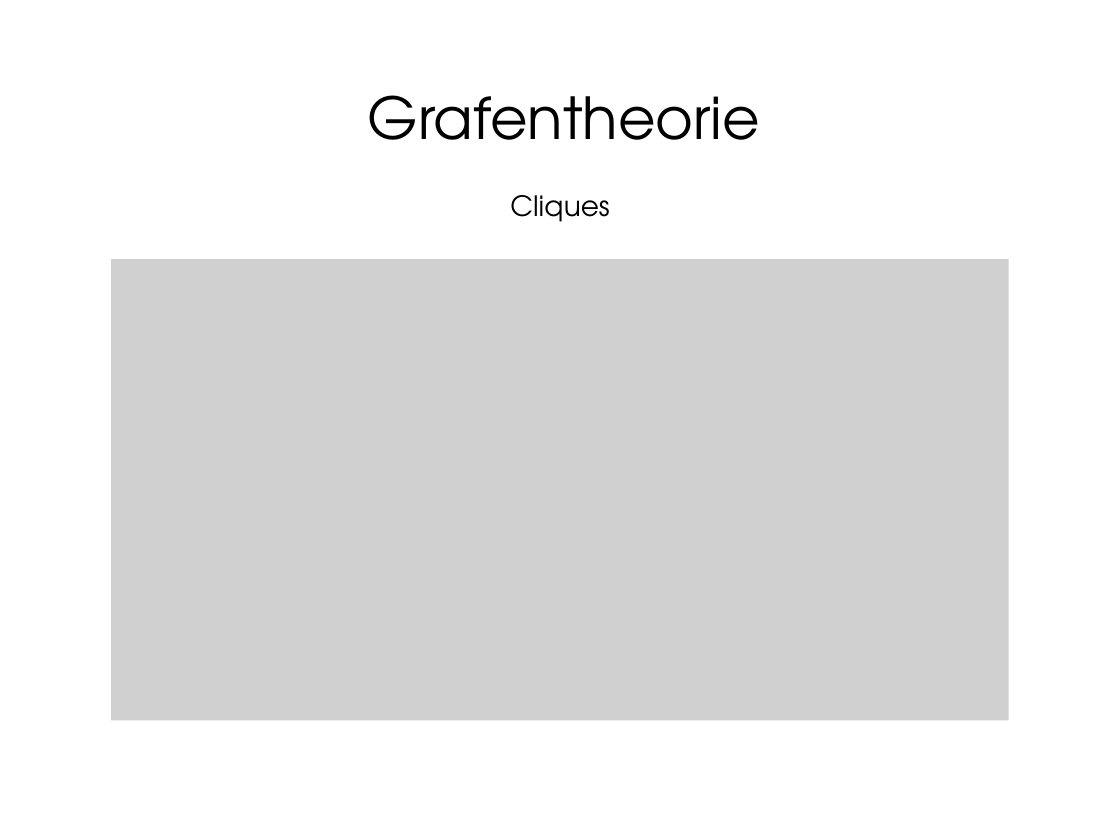
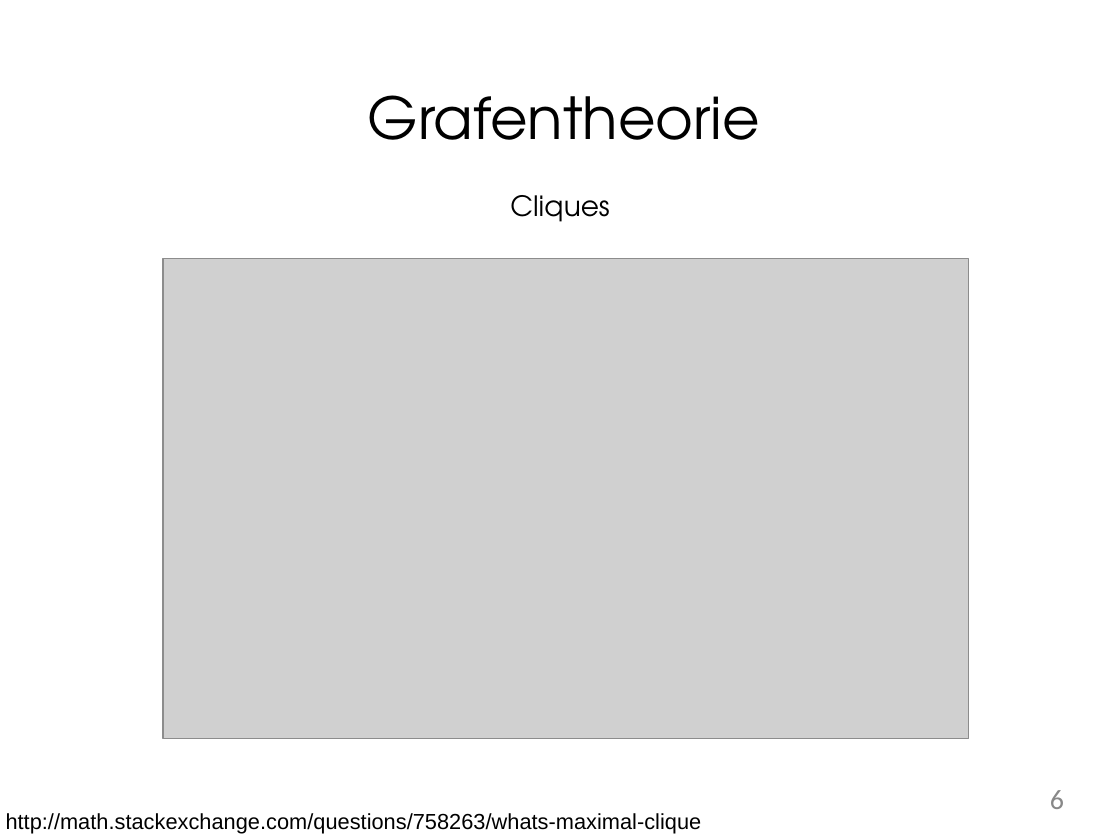
Before and after one commit to ekgorter/-c0ffee, a slide deck: slide 6 of Presentatie 3 Kaartkleuren.pptx. Drawn at 1120x840 pixels with LibreOffice and Linux fonts; fonts in the diff are those of the drawing; grey boxes stand for pictures; background and template pictures are left out. Boxes give left, top, right and bottom in pixels: in the first picture for what was removed or moved away, otherwise in the second. Text is boxed around its words. In the diff, an @@ line names an element or a change of style, - is before the commit and + after.

```diff
--- a/Presentatie 3 Kaartkleuren.pptx
+++ b/Presentatie 3 Kaartkleuren.pptx
@@ picture: place and size @@
-picture at bbox=[111, 259, 1008, 720]
+picture at bbox=[162, 259, 968, 739]
@@ page number added at bbox=[1050, 790, 1064, 809], 18 pt, text #888888 @@
+6
@@ text added at bbox=[6, 813, 702, 834], 14 pt, text #000000 @@
+http://math.stackexchange.com/questions/758263/whats-maximal-clique
```
Also in this commit, not shown: 13 other slides changed, 6 slides added, 2 slides removed.
